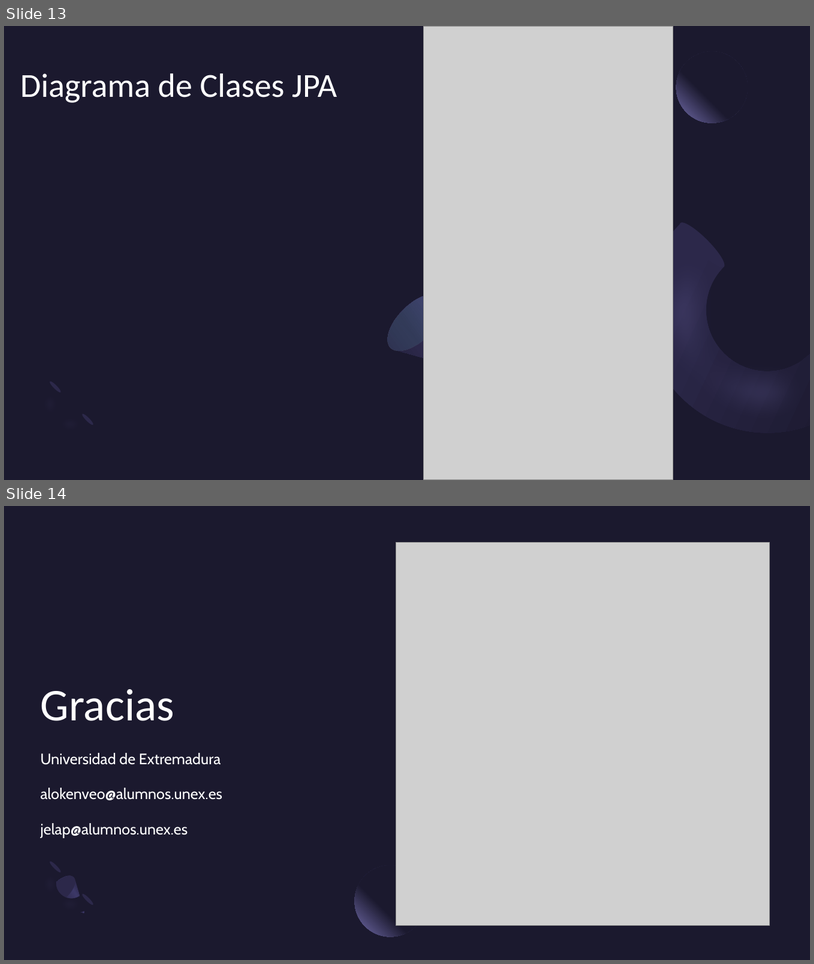
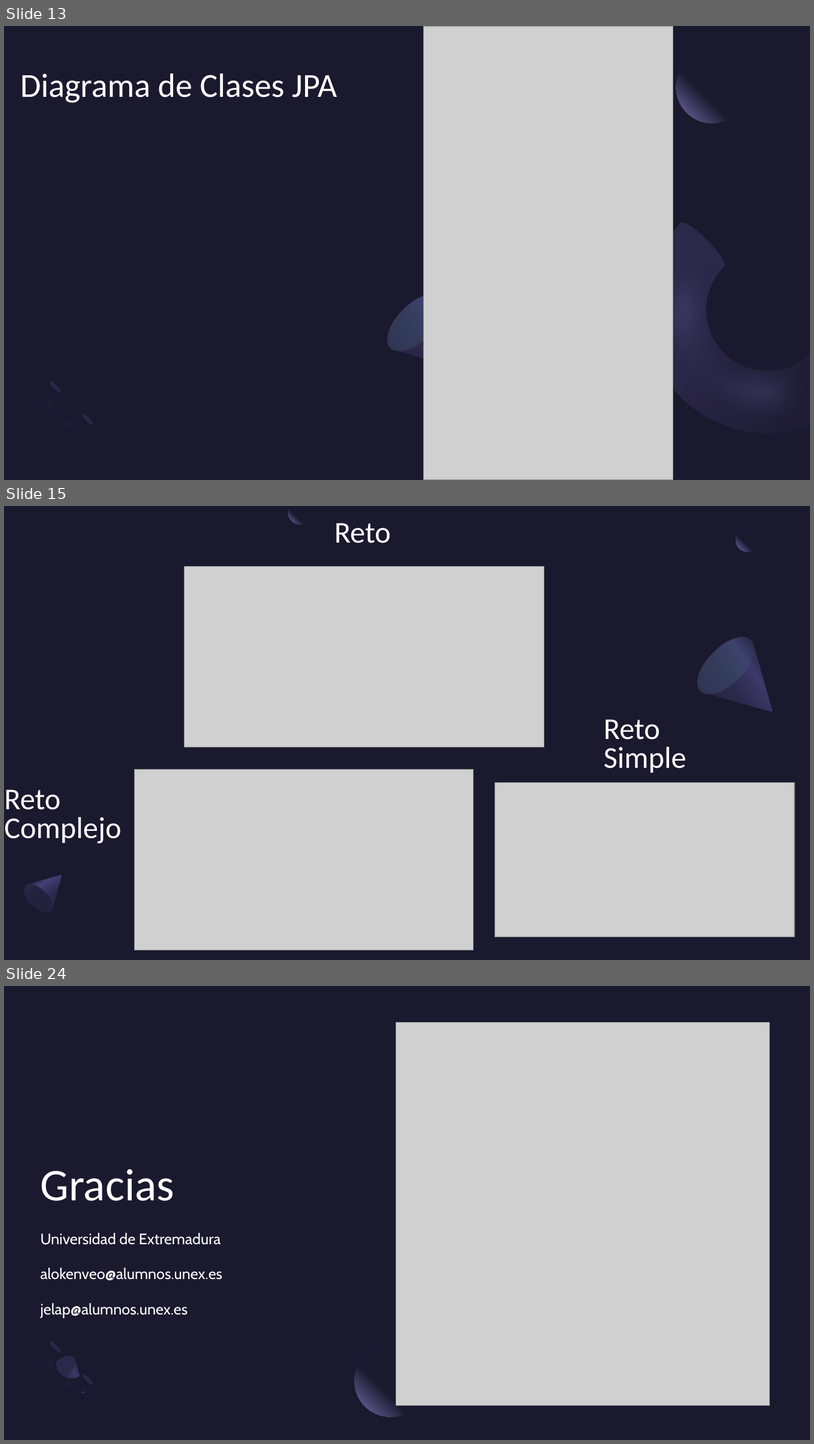
Before and after one commit to Jloen1999/ChallengeApp, a slide deck: Presentación ChallengeApp.pptx. Shown one above the other, each under a label of ours: slides 13 and 14 before the commit, slides 13, 15 and 24 after it; the slides between them are not shown. The pictures are 814x964 and 814x1444 pixels, drawn with LibreOffice and Linux fonts; fonts in the diff are those of the drawing; grey boxes stand for pictures. Boxes give left, top, right and bottom in pixels: in the first picture for what was removed or moved away, otherwise in the second. Text is boxed around its words. In the diff, an @@ line names an element or a change of style, - is before the commit and + after.

```diff
--- a/Presentación ChallengeApp.pptx
+++ b/Presentación ChallengeApp.pptx
@@ slide 15 added at (x1=4, y1=506, x2=810, y2=960), background #1B192E @@
@@ freeform shape added at (x1=288, y1=506, x2=312, y2=524), fill gradient #1B192E to #7771B2 @@
@@ title added at (x1=335, y1=523, x2=391, y2=543), 36 pt, text #FFFFFF @@
+Reto
@@ ellipse added at (x1=737, y1=528, x2=760, y2=552), fill gradient #1B192E to #7771B2 @@
@@ picture added at (x1=185, y1=567, x2=544, y2=747) @@
@@ freeform shape added at (x1=689, y1=627, x2=798, y2=737), fill gradient #2C284A to #3C3867 to #1B192E @@
@@ ellipse added at (x1=689, y1=627, x2=764, y2=703), fill gradient #454075 to #5BEFC1 @@
@@ text added at (x1=604, y1=719, x2=687, y2=772), 36 pt, text #FFFFFF @@
+Reto Simple
@@ picture added at (x1=135, y1=769, x2=473, y2=950) @@
@@ text added at (x1=4, y1=789, x2=121, y2=843), 36 pt, text #FFFFFF @@
+Reto Complejo
@@ picture added at (x1=495, y1=783, x2=795, y2=937) @@
@@ freeform shape added at (x1=19, y1=862, x2=74, y2=917), fill gradient #2C284A to #454075 to #1B192E @@
@@ ellipse added at (x1=20, y1=879, x2=57, y2=918), fill gradient #23213C to #2C284A @@
@@ what was slide 14 is now slide 24 @@
```
Also in this commit, not shown: 9 other slides added, 2 other files.
